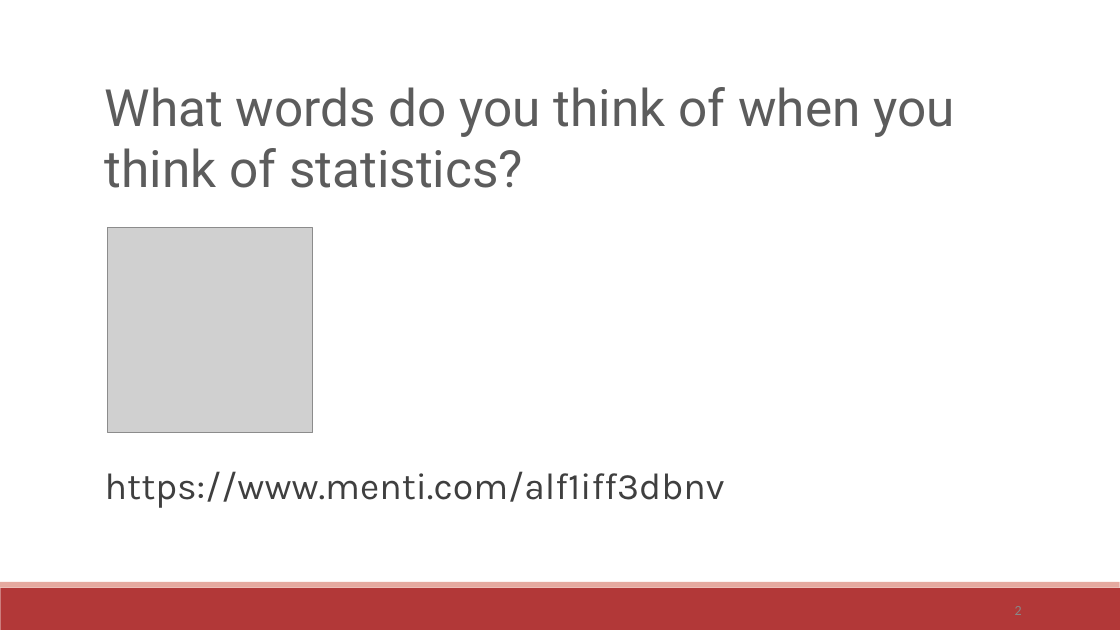
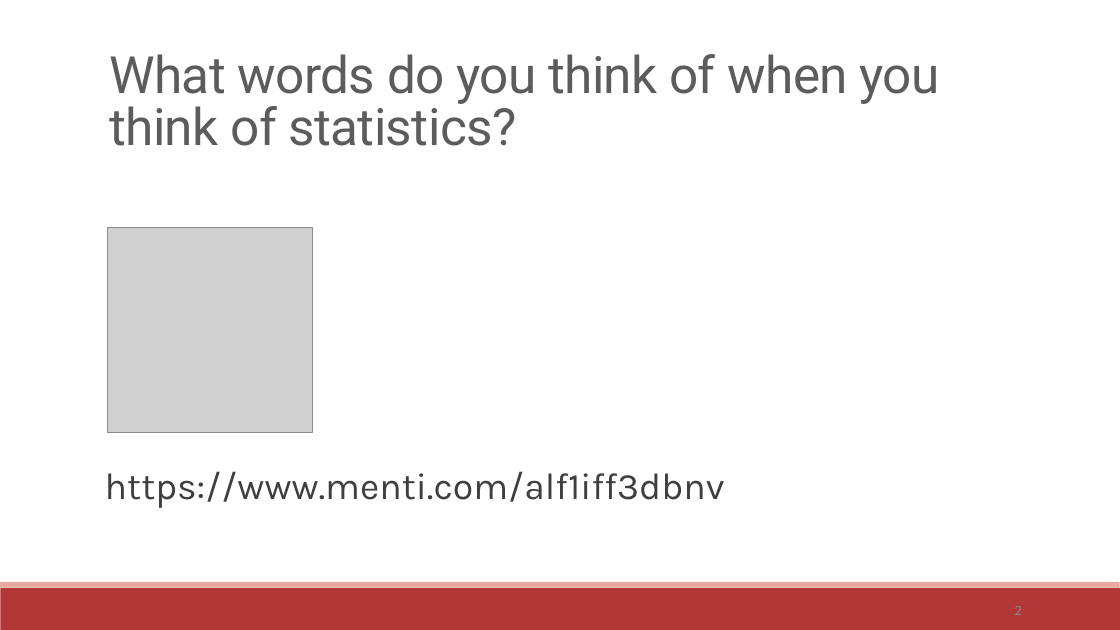
Before and after one commit to communitymaplab/geog4300_datascience, a slide deck: slide 2 of in_class_slides/geog4300_L02-Data science and coding.pptx. Drawn at 1120x630 pixels with LibreOffice and Linux fonts; fonts in the diff are those of the drawing; grey boxes stand for pictures. Boxes give left, top, right and bottom in pixels: in the first picture for what was removed or moved away, otherwise in the second. Text is boxed around its words. In the diff, an @@ line names an element or a change of style, - is before the commit and + after.

```diff
--- a/in_class_slides/geog4300_L02-Data science and coding.pptx
+++ b/in_class_slides/geog4300_L02-Data science and coding.pptx
@@ title "What words do you think ..." moved from (x1=105, y1=87, x2=954, y2=188) to (x1=109, y1=54, x2=940, y2=146) @@
@@ title "What words do you think ..." at (x1=109, y1=54, x2=940, y2=146): letter spacing 0 to -0.5 pt; line spacing 1 to 0.85; vertical alignment top to bottom @@
```
Also in this commit, not shown: 14 other slides changed, 1 other file.
